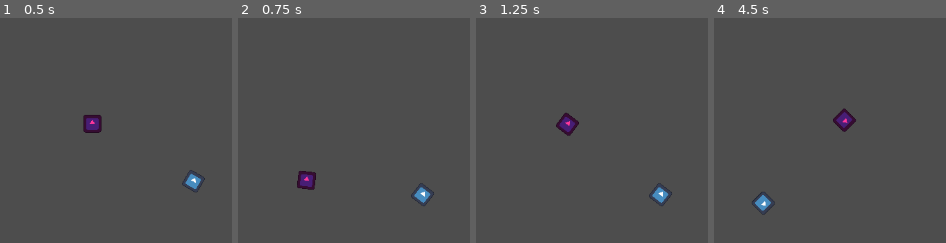
Above: before the commit, frames 1-4 (left to right).
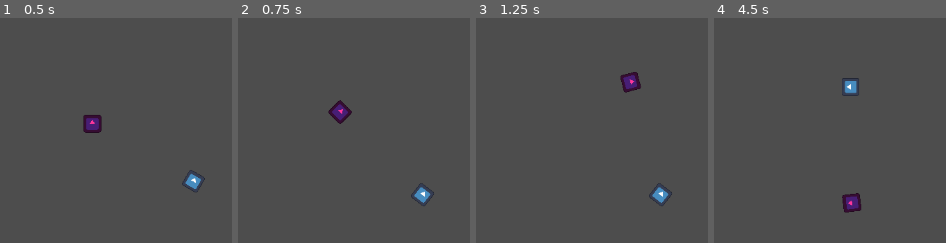
Above: after the commit, the same moments.

Repository: arrowira/cookiejam4
Game: Godot game, scene res://scenes/main.tscn
Same seed, same stepped clock (60 frames per second), same inputs: the game is played once before the commit and once after it. The engine's default icon, where the game draws it, is replaced by a stand-in: a white triangle on a blue panel in a dark square.
Inputs:
- Up to frame 1 (0.5 s): no input
- Up to frame 2 (0.75 s): tap Enter at 0.5 s; tap Space (space) at 0.6 s
- Up to frame 3 (1.25 s): no input
- Up to frame 4 (4.5 s): tap Space (space) every 0.75 s from 1.35 to 4.35 s

Frame 1 is identical in both runs. In frame 2, 1.2% of the frame differs, in the area x 25-50%, y 36-77%; in frame 3, 1.2%; in frame 4, 2.1%, in the area x 16-64%, y 26-88%.

Commit message:
fixed telleporting on toggle

Diff:
--- a/cookie-jam-4/player.gd
+++ b/cookie-jam-4/player.gd
@@ -5,6 +5,7 @@
 var rSpinSpeed = 1
 @onready var red = $bSpin/red
 @onready var blue = $rSpin/blue
+
 # Called when the node enters the scene tree for the first time.
 func _ready() -> void:
 	pass # Replace with function body.
@@ -14,9 +15,11 @@
 	if Input.is_action_just_pressed("space"):
 		if anchor == "red":
 			anchor = "blue"
+			$bSpin.rotation_degrees = $rSpin.rotation_degrees
 			$bSpin.global_position = blue.global_position
 		else:
 			anchor = "red"
+			$rSpin.rotation_degrees = $bSpin.rotation_degrees
 			$rSpin.global_position = red.global_position
 
 func _physics_process(delta: float) -> void:
